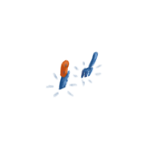
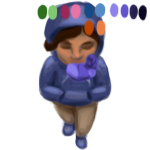
Layered file, before and after one edit (150x150). Changes by layer:
showed "towerpalette" over [37, 2, 147, 37]
showed "Layer 7" over [53, 52, 109, 90]
hid "silverspears" over [45, 51, 103, 98]
showed group "character" (13 layers) over [37, 1, 122, 150]
showed "frontleft" over [38, 1, 113, 150]
